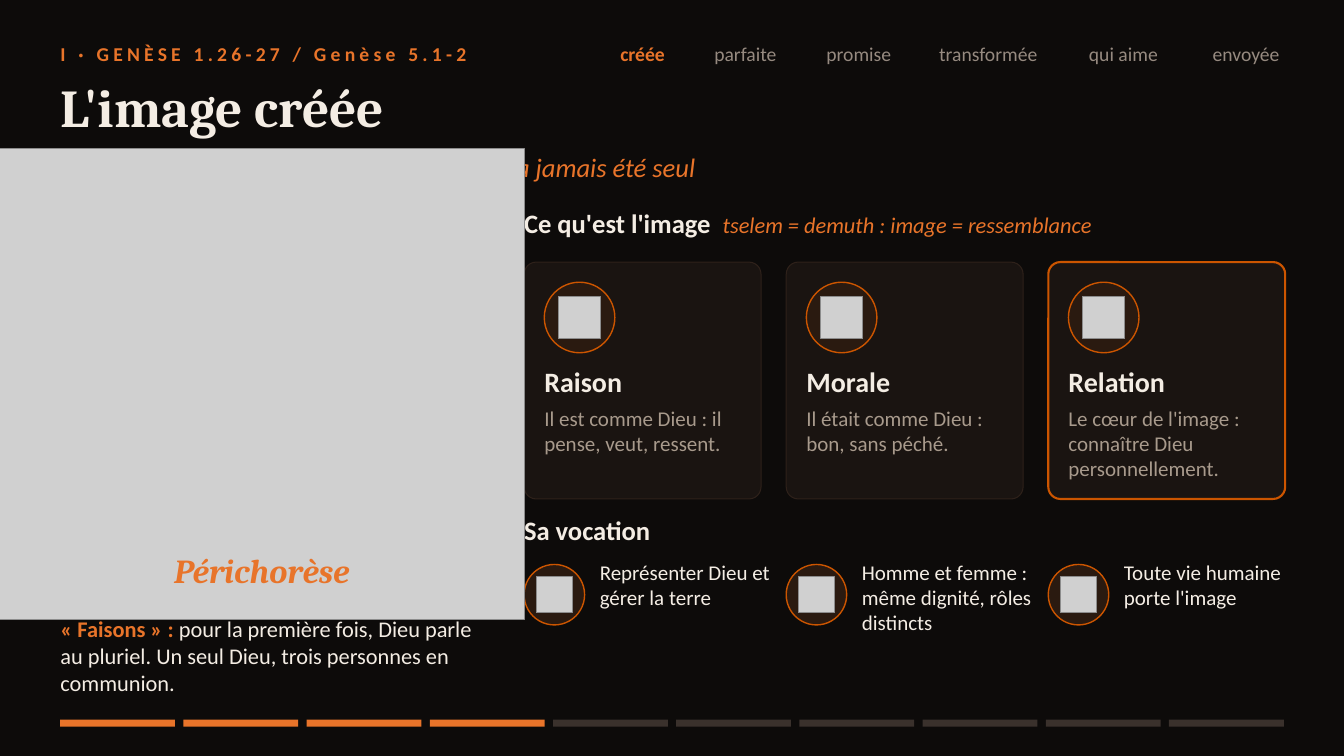
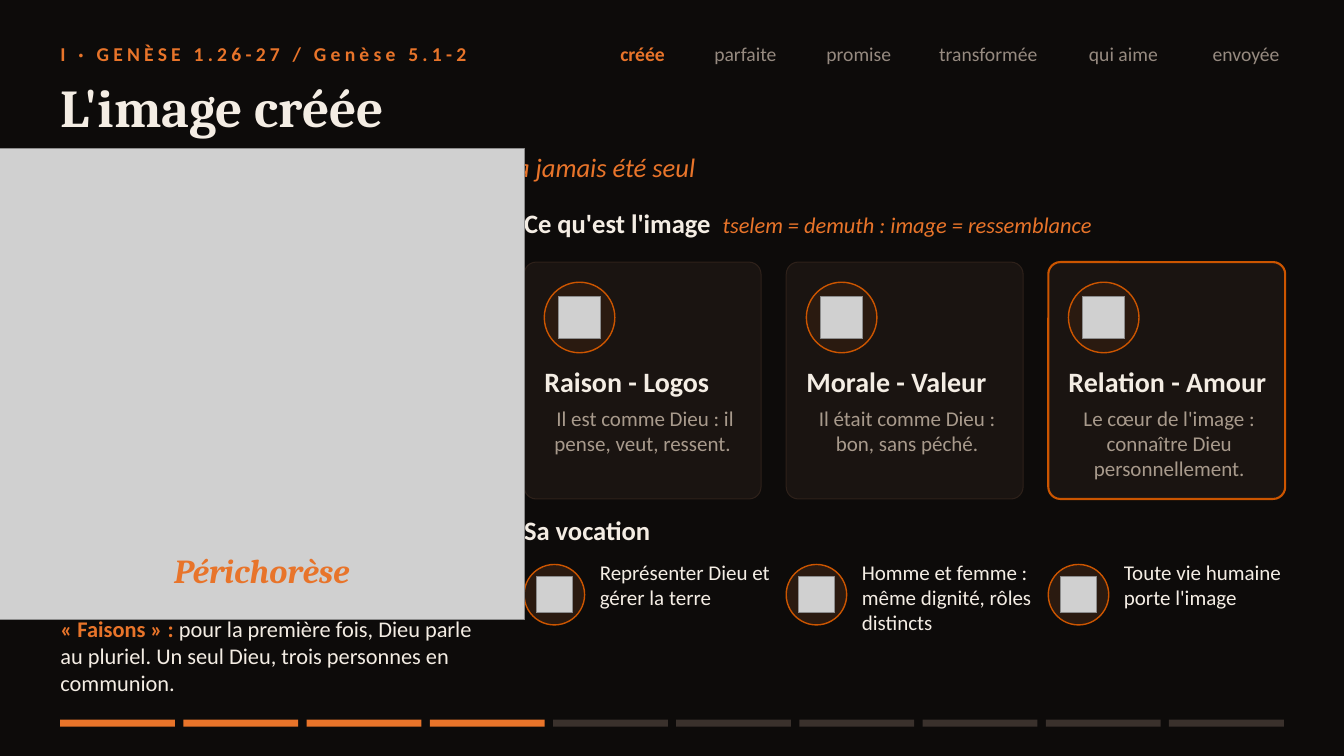
Before and after one commit to agbruneau/Prospection, a slide deck: slide 4 of Presentation-A-l-image-de-Christ.pptx. Drawn at 1344x756 pixels with LibreOffice and Linux fonts; fonts in the diff are those of the drawing; grey boxes stand for pictures. Boxes give left, top, right and bottom in pixels: in the first picture for what was removed or moved away, otherwise in the second. Text is boxed around its words. In the diff, an @@ line names an element or a change of style, - is before the commit and + after.

```diff
--- a/Presentation-A-l-image-de-Christ.pptx
+++ b/Presentation-A-l-image-de-Christ.pptx
@@ text at box(544, 372, 709, 397): text changed @@
-Raison
+Raison - Logos
@@ text at box(806, 372, 986, 392): text changed @@
-Morale
+Morale - Valeur
@@ text at box(1068, 372, 1266, 392): text changed @@
-Relation
+Relation - Amour
@@ alignment left to centre in 3 elements at box(554, 411, 734, 455), box(819, 411, 985, 455), box(1083, 411, 1245, 480) @@
```
